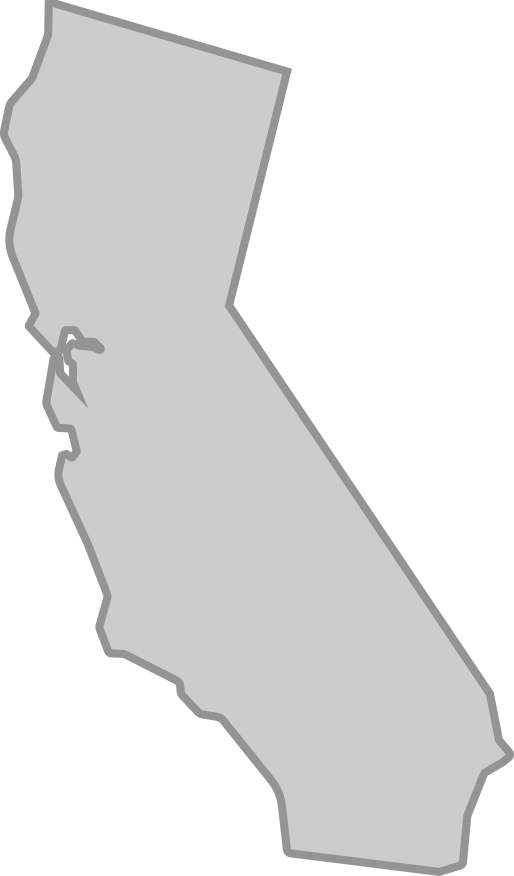
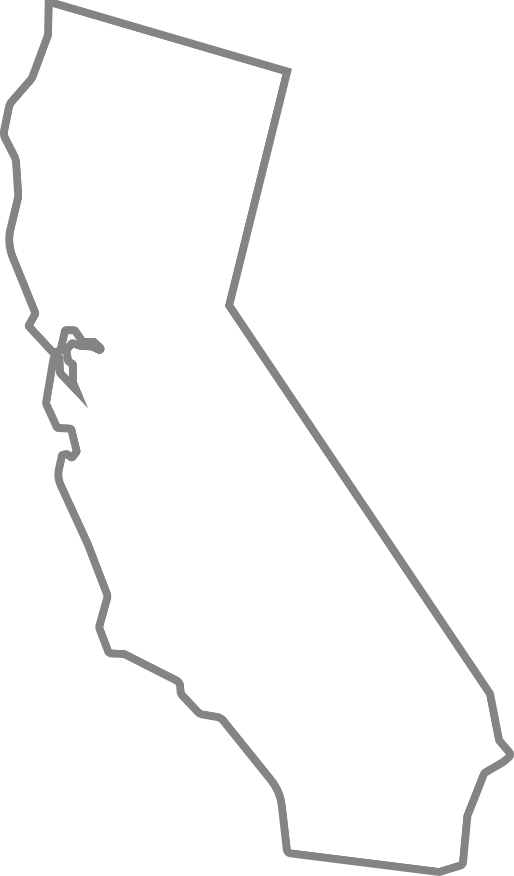
The second 514 × 876 image is a revision of the first. Changes to its layers:
pixels changed over left=0, top=0, right=514, bottom=876 (layer not identified)
